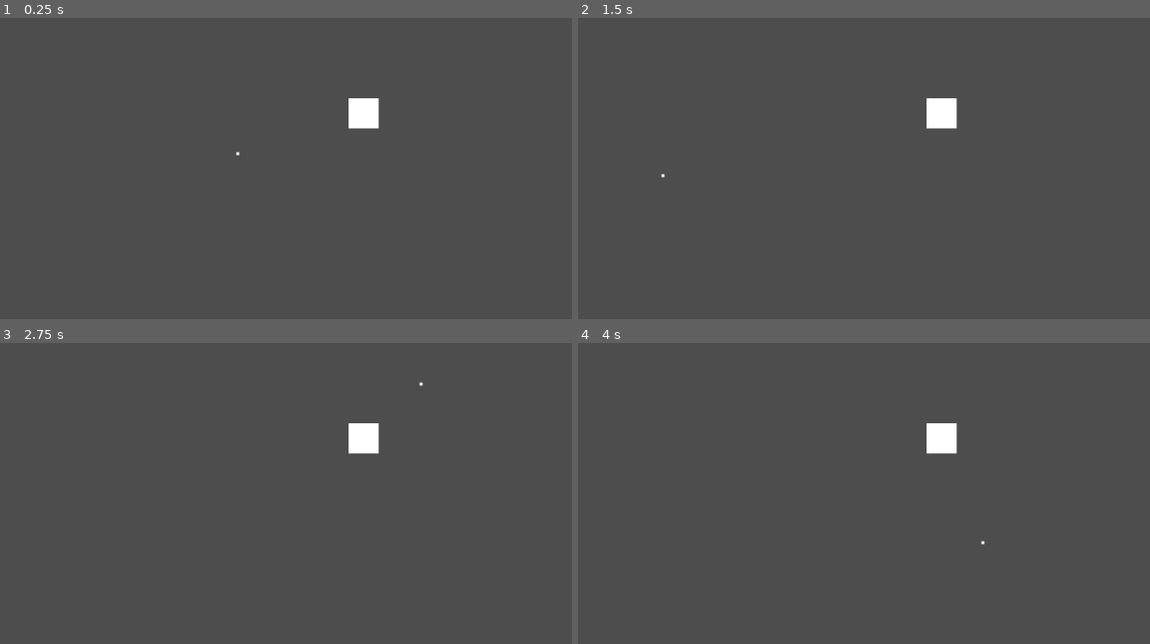
Above: before the commit, frames 1-4 (two rows, left to right).
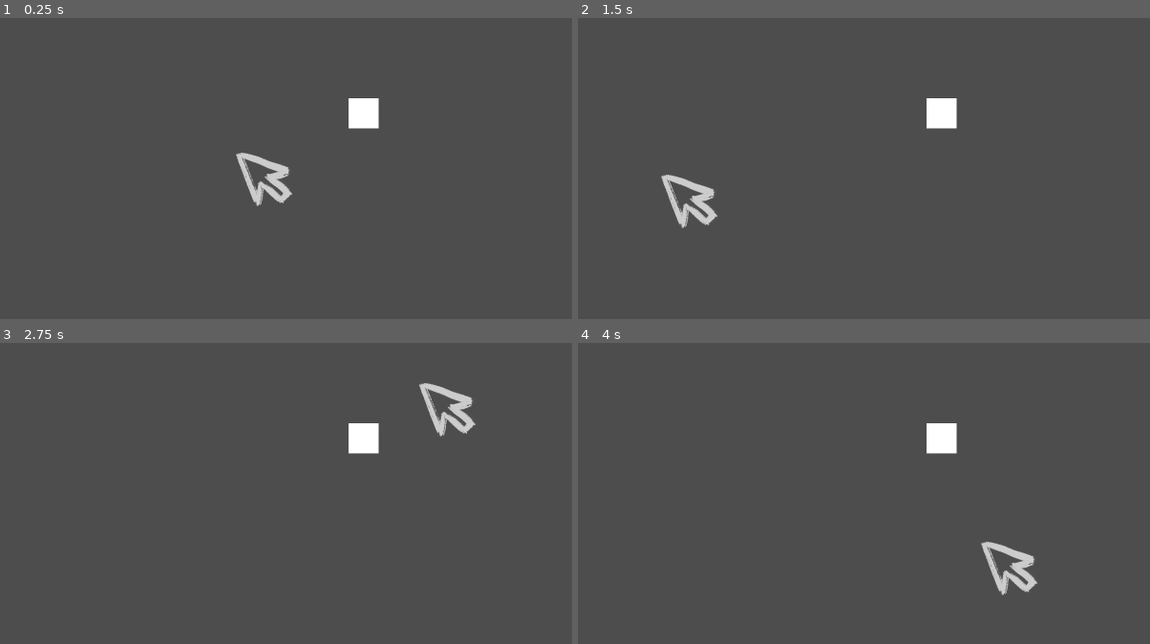
Above: after the commit, the same moments.

Repository: Floxicek/TurnMeOn-PGJ
Game: Godot game, scene res://scenes/test_david.tscn
Two runs of this game, one before a commit and one after it. Both use one fixed random seed, a clock stepped at 60 frames per second and the inputs below. This scene is started directly instead of the project's main scene.
Inputs (mouse positions are in pixels of both pictures, inside the frame that each line leads up to):
- Up to frame 1 (0.25 s): no input
- Up to frame 2 (1.5 s): move the mouse to (984, 132) at 0.52 s; hold D (RIGHT) 0.53-1.28 s; tap K (START_KEYBOARD_CONTROL) at 0.6, 1.35 s; move the mouse to (663, 174) at 1.27 s; hold S (DOWN) from 1.28 s (still down)
- Up to frame 3 (2.75 s): move the mouse to (314, 385) at 2.02 s; release S (DOWN) at 2.03 s; hold D (RIGHT) from 2.03 s (still down); tap K (START_KEYBOARD_CONTROL) at 2.1 s
- Up to frame 4 (4 s): move the mouse to (778, 565) at 2.77 s; release D (RIGHT) at 2.78 s; hold W (UP) 2.78-3.53 s; tap K (START_KEYBOARD_CONTROL) at 2.85, 3.6 s; tap Enter at 3.5 s; move the mouse to (1047, 544) at 3.52 s; hold A (LEFT) from 3.53 s (still down)

The runs differ from the first frame. In frame 1, 0.8% of the frame differs, in the area x 41-52%, y 44-63%; in frame 2, 0.8%; in frame 3, 0.8%; in frame 4, 0.8%, in the area x 70-81%, y 65-84%.

Commit message:
added scenes for multiple buttons

Diff:
--- a/scenes/button.tscn
+++ b/scenes/buttons/escape_button.tscn
@@ -1,10 +1,10 @@
 [gd_scene load_steps=8 format=3 uid="uid://f0k535wjbhob"]
 
-[ext_resource type="Texture2D" uid="uid://dampxihajfa4s" path="res://import_pngs/escape_button/IMG_2238.PNG" id="1_cvipl"]
-[ext_resource type="Script" path="res://scenes/button.gd" id="1_tbv2q"]
-[ext_resource type="Texture2D" uid="uid://b1l3ux3yt747s" path="res://import_pngs/escape_button/IMG_2241.PNG" id="2_x1nht"]
-[ext_resource type="Texture2D" uid="uid://cxaptvjbtihlv" path="res://import_pngs/escape_button/IMG_2242.PNG" id="3_euqvu"]
-[ext_resource type="Texture2D" uid="uid://gf3hsglx3o3u" path="res://import_pngs/escape_button/IMG_2243.PNG" id="4_nbrvm"]
+[ext_resource type="Script" path="res://scripts/button.gd" id="1_3vhhv"]
+[ext_resource type="Texture2D" uid="uid://dampxihajfa4s" path="res://import_pngs/escape_button/IMG_2238.PNG" id="2_8lrjm"]
+[ext_resource type="Texture2D" uid="uid://b1l3ux3yt747s" path="res://import_pngs/escape_button/IMG_2241.PNG" id="3_rt02j"]
+[ext_resource type="Texture2D" uid="uid://cxaptvjbtihlv" path="res://import_pngs/escape_button/IMG_2242.PNG" id="4_h7js8"]
+[ext_resource type="Texture2D" uid="uid://gf3hsglx3o3u" path="res://import_pngs/escape_button/IMG_2243.PNG" id="5_8xavi"]
 
 [sub_resource type="RectangleShape2D" id="RectangleShape2D_88n0f"]
 size = Vector2(228, 232)
@@ -31,7 +31,7 @@
 
 [node name="Node2D" type="Node2D"]
 position = Vector2(144, 152)
-script = ExtResource("1_tbv2q")
+script = ExtResource("1_3vhhv")
 
 [node name="Area2D" type="Area2D" parent="."]
 
--- /dev/null
+++ b/scenes/buttons/language_btn_korean.tscn
@@ -0,0 +1,42 @@
+[gd_scene load_steps=7 format=3 uid="uid://cguwqv4xmawl2"]
+
+[ext_resource type="Texture2D" uid="uid://dqsjf55s6mgrq" path="res://import_pngs/language_btn_kor/IMG_2252.PNG" id="1_8i7m0"]
+[ext_resource type="Script" path="res://scripts/button.gd" id="1_tgokk"]
+[ext_resource type="Texture2D" uid="uid://cekslfd56t1aj" path="res://import_pngs/language_btn_kor/IMG_2253.PNG" id="2_ecw53"]
+[ext_resource type="Texture2D" uid="uid://dcm7ysotl5isv" path="res://import_pngs/language_btn_kor/IMG_2254.PNG" id="3_1di78"]
+
+[sub_resource type="SpriteFrames" id="SpriteFrames_3pt3y"]
+animations = [{
+"frames": [{
+"duration": 1.0,
+"texture": ExtResource("1_8i7m0")
+}, {
+"duration": 1.0,
+"texture": ExtResource("2_ecw53")
+}, {
+"duration": 1.0,
+"texture": ExtResource("3_1di78")
+}],
+"loop": true,
+"name": &"default",
+"speed": 5.0
+}]
+
+[sub_resource type="RectangleShape2D" id="RectangleShape2D_jc4yk"]
+size = Vector2(325, 228)
+
+[node name="LanguageBtnKorean" type="Node2D"]
+script = ExtResource("1_tgokk")
+
+[node name="AnimatedSprite2D" type="AnimatedSprite2D" parent="."]
+position = Vector2(-1055, 529)
+sprite_frames = SubResource("SpriteFrames_3pt3y")
+frame_progress = 0.174294
+
+[node name="Area2D" type="Area2D" parent="."]
+
+[node name="CollisionShape2D" type="CollisionShape2D" parent="Area2D"]
+shape = SubResource("RectangleShape2D_jc4yk")
+
+[connection signal="area_entered" from="Area2D" to="." method="_on_area_2d_area_entered"]
+[connection signal="area_exited" from="Area2D" to="." method="_on_area_2d_area_exited"]
--- /dev/null
+++ b/scenes/buttons/play_btn_korean.tscn
@@ -0,0 +1,41 @@
+[gd_scene load_steps=7 format=3 uid="uid://bq58ywmehf0i4"]
+
+[ext_resource type="Script" path="res://scripts/button.gd" id="1_otcv8"]
+[ext_resource type="Texture2D" uid="uid://kopkxlewfw0a" path="res://import_pngs/play_btn_kor/IMG_2258.PNG" id="1_rw20e"]
+[ext_resource type="Texture2D" uid="uid://cuva671wiytpu" path="res://import_pngs/play_btn_kor/IMG_2259.PNG" id="2_y0xt5"]
+[ext_resource type="Texture2D" uid="uid://cf3rud6xw8hrq" path="res://import_pngs/play_btn_kor/IMG_2260.PNG" id="3_xspm0"]
+
+[sub_resource type="SpriteFrames" id="SpriteFrames_5vym1"]
+animations = [{
+"frames": [{
+"duration": 1.0,
+"texture": ExtResource("1_rw20e")
+}, {
+"duration": 1.0,
+"texture": ExtResource("2_y0xt5")
+}, {
+"duration": 1.0,
+"texture": ExtResource("3_xspm0")
+}],
+"loop": true,
+"name": &"default",
+"speed": 5.0
+}]
+
+[sub_resource type="RectangleShape2D" id="RectangleShape2D_ytxjh"]
+size = Vector2(1025, 228)
+
+[node name="PlayBtnKorean" type="Node2D"]
+script = ExtResource("1_otcv8")
+
+[node name="AnimatedSprite2D" type="AnimatedSprite2D" parent="."]
+position = Vector2(-6, 287)
+sprite_frames = SubResource("SpriteFrames_5vym1")
+
+[node name="Area2D" type="Area2D" parent="."]
+
+[node name="CollisionShape2D" type="CollisionShape2D" parent="Area2D"]
+shape = SubResource("RectangleShape2D_ytxjh")
+
+[connection signal="area_entered" from="Area2D" to="." method="_on_area_2d_area_entered"]
+[connection signal="area_exited" from="Area2D" to="." method="_on_area_2d_area_exited"]
--- /dev/null
+++ b/scenes/buttons/play_button.tscn
@@ -0,0 +1,49 @@
+[gd_scene load_steps=9 format=3 uid="uid://bb0vlrhpg536j"]
+
+[ext_resource type="Script" path="res://scripts/button.gd" id="1_plwsj"]
+[ext_resource type="Texture2D" uid="uid://cr4xiyhlf6vkb" path="res://import_pngs/play_button/IMG_2244.PNG" id="1_s0wd8"]
+[ext_resource type="Texture2D" uid="uid://dt42im7a78g6n" path="res://import_pngs/play_button/IMG_2245.PNG" id="2_jtnpm"]
+[ext_resource type="Texture2D" uid="uid://bkjgpti1c6hvn" path="res://import_pngs/play_button/IMG_2246.PNG" id="3_ocipx"]
+[ext_resource type="Texture2D" uid="uid://cmicqgofhftpl" path="res://import_pngs/play_button/IMG_2247.PNG" id="4_c77k4"]
+[ext_resource type="Texture2D" uid="uid://bsbtxslnfcrhs" path="res://import_pngs/play_button/IMG_2248.PNG" id="5_s6gk1"]
+
+[sub_resource type="SpriteFrames" id="SpriteFrames_idptj"]
+animations = [{
+"frames": [{
+"duration": 1.0,
+"texture": ExtResource("1_s0wd8")
+}, {
+"duration": 1.0,
+"texture": ExtResource("2_jtnpm")
+}, {
+"duration": 1.0,
+"texture": ExtResource("3_ocipx")
+}, {
+"duration": 1.0,
+"texture": ExtResource("4_c77k4")
+}, {
+"duration": 1.0,
+"texture": ExtResource("5_s6gk1")
+}],
+"loop": true,
+"name": &"default",
+"speed": 5.0
+}]
+
+[sub_resource type="RectangleShape2D" id="RectangleShape2D_iuhb0"]
+size = Vector2(1026, 233)
+
+[node name="PlayButton" type="Node2D"]
+script = ExtResource("1_plwsj")
+
+[node name="AnimatedSprite2D" type="AnimatedSprite2D" parent="."]
+position = Vector2(-4, 284)
+sprite_frames = SubResource("SpriteFrames_idptj")
+
+[node name="Area2D" type="Area2D" parent="."]
+
+[node name="CollisionShape2D" type="CollisionShape2D" parent="Area2D"]
+shape = SubResource("RectangleShape2D_iuhb0")
+
+[connection signal="area_entered" from="Area2D" to="." method="_on_area_2d_area_entered"]
+[connection signal="area_exited" from="Area2D" to="." method="_on_area_2d_area_exited"]
--- /dev/null
+++ b/scenes/buttons/settings_button.tscn
@@ -0,0 +1,42 @@
+[gd_scene load_steps=7 format=3 uid="uid://dofhmkti2cult"]
+
+[ext_resource type="Texture2D" uid="uid://b7jqor3qygplh" path="res://import_pngs/settings_button/IMG_2249.PNG" id="1_5k12w"]
+[ext_resource type="Script" path="res://scripts/button.gd" id="1_mc8bv"]
+[ext_resource type="Texture2D" uid="uid://dgvdv8j32tcvs" path="res://import_pngs/settings_button/IMG_2250.PNG" id="2_nmeit"]
+[ext_resource type="Texture2D" uid="uid://rhm3q27h3yym" path="res://import_pngs/settings_button/IMG_2251.PNG" id="3_1bq3i"]
+
+[sub_resource type="SpriteFrames" id="SpriteFrames_b5108"]
+animations = [{
+"frames": [{
+"duration": 1.0,
+"texture": ExtResource("1_5k12w")
+}, {
+"duration": 1.0,
+"texture": ExtResource("2_nmeit")
+}, {
+"duration": 1.0,
+"texture": ExtResource("3_1bq3i")
+}],
+"loop": true,
+"name": &"default",
+"speed": 5.0
+}]
+
+[sub_resource type="RectangleShape2D" id="RectangleShape2D_hwcgt"]
+size = Vector2(234.75, 233)
+
+[node name="SettingsButton" type="Node2D"]
+script = ExtResource("1_mc8bv")
+
+[node name="AnimatedSprite2D" type="AnimatedSprite2D" parent="."]
+position = Vector2(-1112, -551)
+sprite_frames = SubResource("SpriteFrames_b5108")
+frame_progress = 0.837495
+
+[node name="Area2D" type="Area2D" parent="."]
+
+[node name="CollisionShape2D" type="CollisionShape2D" parent="Area2D"]
+shape = SubResource("RectangleShape2D_hwcgt")
+
+[connection signal="area_entered" from="Area2D" to="." method="_on_area_2d_area_entered"]
+[connection signal="area_exited" from="Area2D" to="." method="_on_area_2d_area_exited"]
--- a/scenes/cursor_object.tscn
+++ b/scenes/cursor_object.tscn
@@ -1,17 +1,36 @@
-[gd_scene load_steps=4 format=3 uid="uid://d4m0lti4ef8bb"]
+[gd_scene load_steps=7 format=3 uid="uid://bjcotyn3r2w3o"]
 
 [ext_resource type="Script" path="res://scripts/cursor_object_script.gd" id="1_5webd"]
-[ext_resource type="Texture2D" uid="uid://ddd710yrelm3m" path="res://assets/1px.JPG" id="2_x6ekf"]
+[ext_resource type="Texture2D" uid="uid://ckcleebe6kscg" path="res://import_pngs/cursor/IMG_2261.PNG" id="2_oct5m"]
+[ext_resource type="Texture2D" uid="uid://dpe0myavvlkvd" path="res://import_pngs/cursor/IMG_2262.PNG" id="3_l2bmr"]
+[ext_resource type="Texture2D" uid="uid://dlluqqbio3n7u" path="res://import_pngs/cursor/IMG_2263.PNG" id="4_1rbk3"]
 
 [sub_resource type="RectangleShape2D" id="RectangleShape2D_3uy2w"]
 size = Vector2(10, 10)
 
+[sub_resource type="SpriteFrames" id="SpriteFrames_oad18"]
+animations = [{
+"frames": [{
+"duration": 1.0,
+"texture": ExtResource("2_oct5m")
+}, {
+"duration": 1.0,
+"texture": ExtResource("3_l2bmr")
+}, {
+"duration": 1.0,
+"texture": ExtResource("4_1rbk3")
+}],
+"loop": true,
+"name": &"default",
+"speed": 5.0
+}]
+
 [node name="CursorObject" type="Area2D"]
 script = ExtResource("1_5webd")
 
-[node name="Sprite2D" type="Sprite2D" parent="."]
-scale = Vector2(10, 10)
-texture = ExtResource("2_x6ekf")
-
 [node name="CollisionShape2D" type="CollisionShape2D" parent="."]
 shape = SubResource("RectangleShape2D_3uy2w")
+
+[node name="AnimatedSprite2D" type="AnimatedSprite2D" parent="."]
+position = Vector2(-400, -2)
+sprite_frames = SubResource("SpriteFrames_oad18")
--- /dev/null
+++ b/scenes/test_tonda.tscn
@@ -0,0 +1,26 @@
+[gd_scene load_steps=6 format=3 uid="uid://bjk7cpjagkpp6"]
+
+[ext_resource type="PackedScene" uid="uid://bjcotyn3r2w3o" path="res://scenes/cursor_object.tscn" id="1_y53kq"]
+[ext_resource type="PackedScene" uid="uid://f0k535wjbhob" path="res://scenes/buttons/escape_button.tscn" id="2_x6i1g"]
+[ext_resource type="PackedScene" uid="uid://cguwqv4xmawl2" path="res://scenes/buttons/language_btn_korean.tscn" id="3_7ynlh"]
+[ext_resource type="PackedScene" uid="uid://bb0vlrhpg536j" path="res://scenes/buttons/play_button.tscn" id="4_jvtjn"]
+[ext_resource type="PackedScene" uid="uid://dofhmkti2cult" path="res://scenes/buttons/settings_button.tscn" id="5_vvkfu"]
+
+[node name="Node2D" type="Node2D"]
+
+[node name="CursorObject" parent="." instance=ExtResource("1_y53kq")]
+is_keyboard_mode = true
+keyboard_max_speed = 40.0
+keyboard_acceleration = 10.0
+keyboard_decceleration = 25.0
+
+[node name="Node2D" parent="." instance=ExtResource("2_x6i1g")]
+
+[node name="LanguageBtnKorean" parent="." instance=ExtResource("3_7ynlh")]
+position = Vector2(2363, 134)
+
+[node name="PlayButton" parent="." instance=ExtResource("4_jvtjn")]
+position = Vector2(1263, 716)
+
+[node name="SettingsButton" parent="." instance=ExtResource("5_vvkfu")]
+position = Vector2(2400, 1282)
--- a/scenes/button.gd
+++ b/scripts/button.gd
@@ -4,7 +4,8 @@
 # Called when the node enters the scene tree for the first time.
 func _ready():
 	$AnimatedSprite2D.play()
-
+	connect("Area2D", _on_area_2d_area_entered)
+	connect("Area2D", _on_area_2d_area_exited)
 
 # Called every frame. 'delta' is the elapsed time since the previous frame.
 func _process(delta):
@@ -12,10 +13,10 @@
 
 
 func _on_area_2d_area_entered(area):
-	#if area is Cursor_object:
+	if area is Cursor_object:
 		scale = Vector2(1.2, 1.2)
 
 
 func _on_area_2d_area_exited(area):
-	#if area is Cursor_object:
+	if area is Cursor_object:
 		scale = Vector2(1, 1)
--- a/scripts/cursor_object_script.gd
+++ b/scripts/cursor_object_script.gd
@@ -2,15 +2,18 @@
 
 class_name Cursor_object
 
-var is_keyboard_mode: bool = false
+@export var is_keyboard_mode: bool = false
 var velocity: Vector2 = Vector2.ZERO
-var keyboard_max_speed: float = 10
-var keyboard_acceleration: float = 4
-var keyboard_decceleration: float = 10
+@export var keyboard_max_speed: float = 10
+@export var keyboard_acceleration: float = 4
+@export var keyboard_decceleration: float = 10
 
 # Called when the node enters the scene tree for the first time.
 func _ready() -> void:
-	pass # Replace with function body.
+	$AnimatedSprite2D.play()
+
+	if(is_keyboard_mode):
+		position = Vector2(1280, 720)
 
 func _physics_process(delta: float) -> void:
 	if(not is_keyboard_mode):
Binary file added: import_pngs/cursor/IMG_2261.PNG
Not shown, added: import_pngs/cursor/IMG_2261.PNG.import
Binary file added: import_pngs/cursor/IMG_2262.PNG
Not shown, added: import_pngs/cursor/IMG_2262.PNG.import
Binary file added: import_pngs/cursor/IMG_2263.PNG
Not shown, added: import_pngs/cursor/IMG_2263.PNG.import
Binary file added: import_pngs/language_btn_kor/IMG_2252.PNG
Not shown, added: import_pngs/language_btn_kor/IMG_2252.PNG.import
Binary file added: import_pngs/language_btn_kor/IMG_2253.PNG
Not shown, added: import_pngs/language_btn_kor/IMG_2253.PNG.import
Binary file added: import_pngs/language_btn_kor/IMG_2254.PNG
Not shown, added: import_pngs/language_btn_kor/IMG_2254.PNG.import
(and 9 more such lines)
